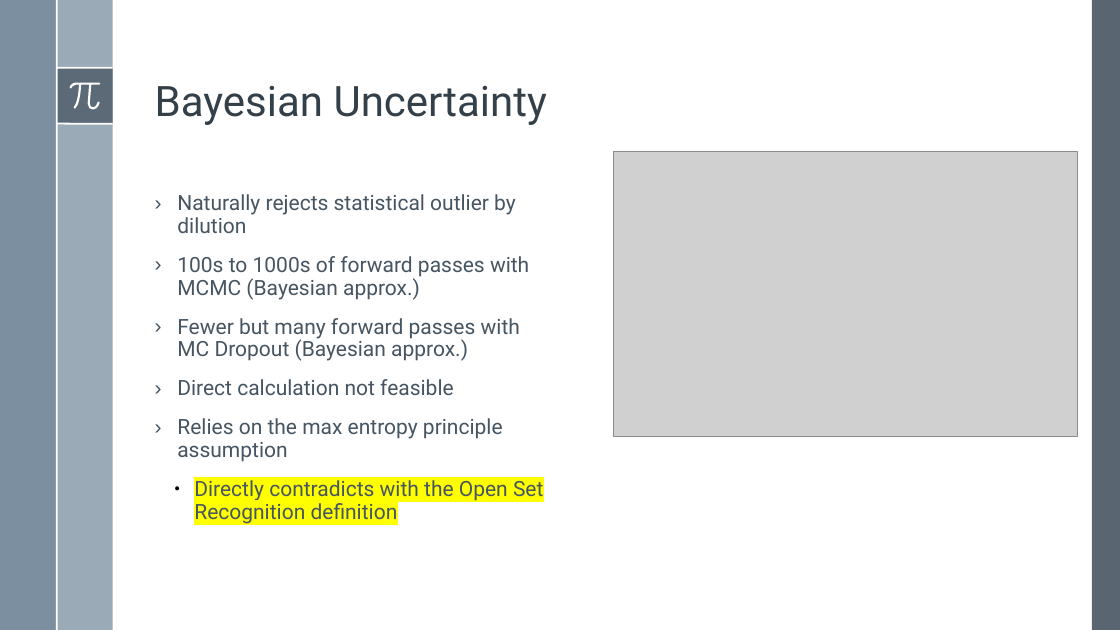
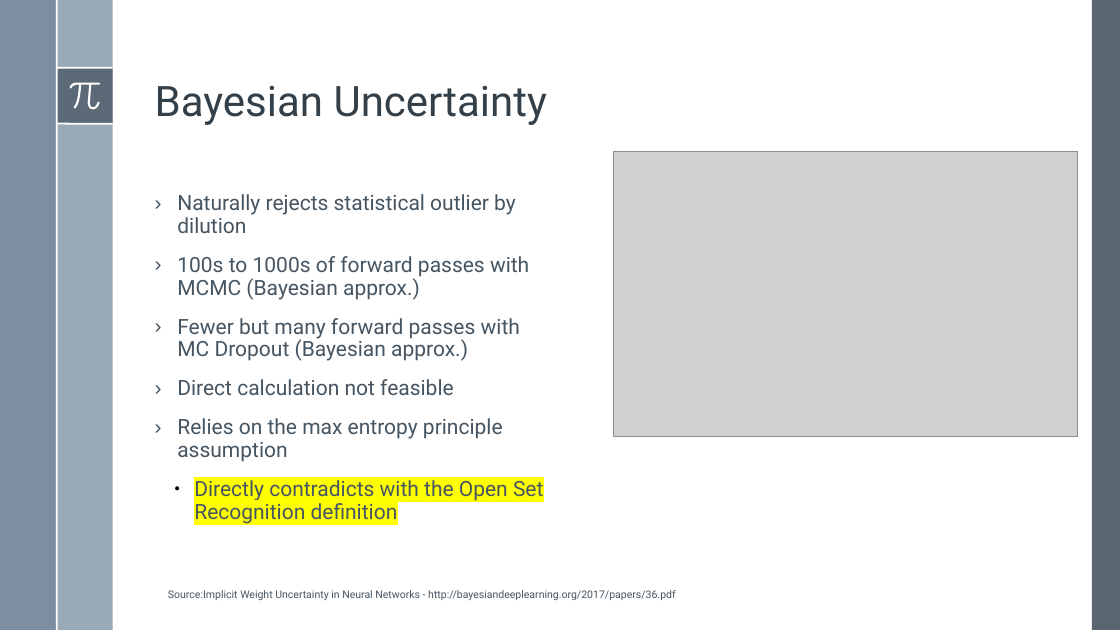
Before and after one commit to BardiaMojra/presentations, a slide deck: slide 6 of unified_probabilistic_deep_continual_learning_through_generative_replay_and_open_set_recognition/presentation.odp. Drawn at 1120x630 pixels with LibreOffice and Linux fonts; fonts in the diff are those of the drawing; grey boxes stand for pictures. Boxes give left, top, right and bottom in pixels: in the first picture for what was removed or moved away, otherwise in the second. Text is boxed around its words. In the diff, an @@ line names an element or a change of style, - is before the commit and + after.

```diff
--- a/unified_probabilistic_deep_continual_learning_through_generative_replay_and_open_set_recognition/presentation.odp
+++ b/unified_probabilistic_deep_continual_learning_through_generative_replay_and_open_set_recognition/presentation.odp
@@ text added at [168, 590, 676, 600], 9 pt, text #465562 @@
+Source:Implicit Weight Uncertainty in Neural Networks - http://bayesiandeeplearning.org/2017/papers/36.pdf
```
Also in this commit, not shown: 1 other slide changed, 1 slide added, 1 slide removed, 1 other file.
